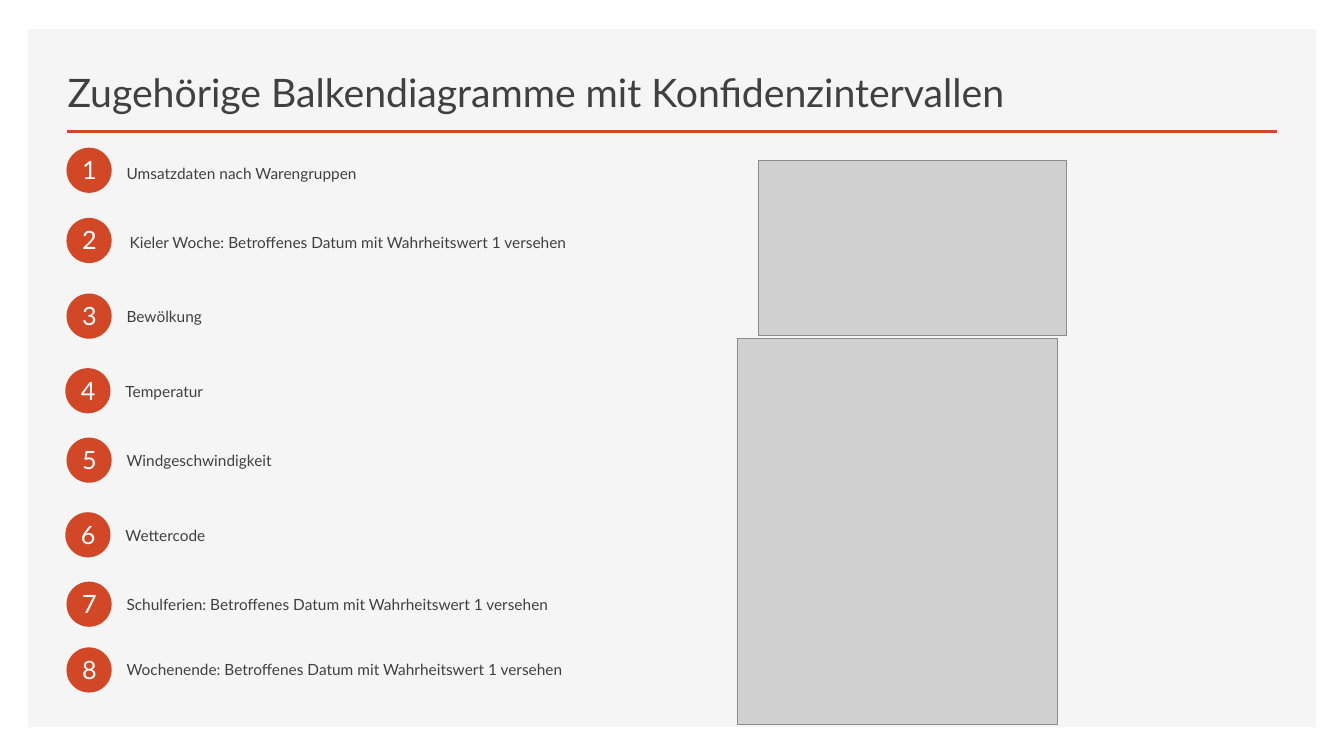
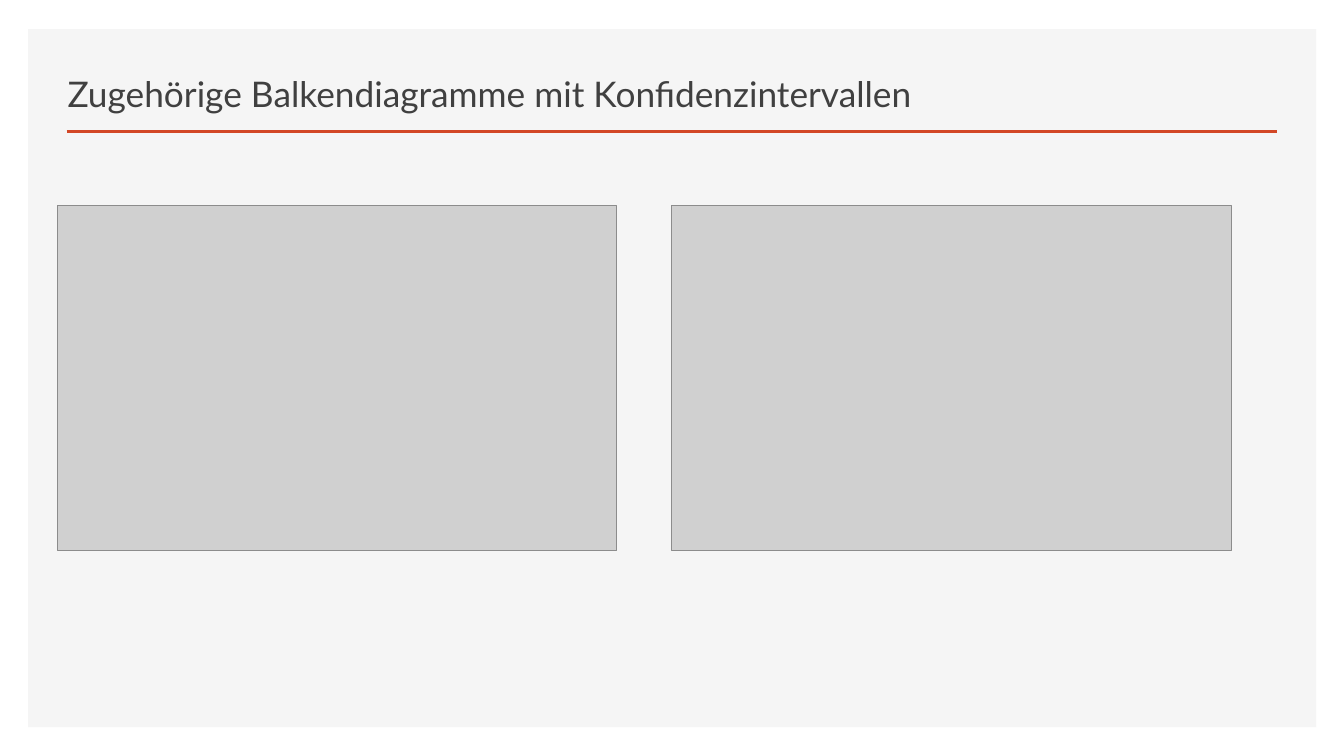
Before and after one commit to annapuu/gruppe3, a slide deck: slide 4 of 4_Presentation/Präsentation.pptx. Drawn at 1344x756 pixels with LibreOffice and Linux fonts; fonts in the diff are those of the drawing; grey boxes stand for pictures. Boxes give left, top, right and bottom in pixels: in the first picture for what was removed or moved away, otherwise in the second. Text is boxed around its words. In the diff, an @@ line names an element or a change of style, - is before the commit and + after.

```diff
--- a/4_Presentation/Präsentation.pptx
+++ b/4_Presentation/Präsentation.pptx
@@ title "Zugehörige Balkendiagramme mit Konfidenzintervallen" at [68, 81, 911, 114]: size 28 to 25.2 pt @@
@@ ellipse removed at [67, 148, 112, 194] @@
@@ text removed at [82, 161, 97, 179] @@
-1
@@ text removed at [127, 167, 356, 182] @@
-Umsatzdaten nach Warengruppen
@@ picture removed at [758, 160, 1067, 336] @@
@@ picture added at [57, 206, 617, 552] @@
@@ picture added at [673, 206, 1232, 552] @@
@@ ellipse removed at [67, 218, 112, 263] @@
@@ text removed at [82, 230, 97, 249] @@
-2
@@ text removed at [130, 236, 566, 248] @@
-Kieler Woche: Betroffenes Datum mit Wahrheitswert 1 versehen
@@ ellipse removed at [67, 293, 112, 339] @@
@@ text removed at [82, 306, 97, 325] @@
-3
@@ text removed at [127, 310, 202, 325] @@
-Bewölkung
@@ picture removed at [738, 338, 1058, 724] @@
@@ ellipse removed at [66, 368, 111, 413] @@
@@ text removed at [81, 382, 96, 400] @@
-4
@@ text removed at [125, 386, 203, 400] @@
-Temperatur
@@ ellipse removed at [67, 438, 112, 483] @@
@@ text removed at [82, 451, 97, 469] @@
-5
@@ text removed at [127, 454, 272, 469] @@
-Windgeschwindigkeit
@@ ellipse removed at [66, 512, 111, 558] @@
@@ text removed at [81, 526, 96, 544] @@
-6
@@ text removed at [125, 529, 205, 541] @@
-Wettercode
@@ ellipse removed at [67, 582, 112, 627] @@
@@ text removed at [82, 595, 97, 613] @@
-7
@@ text removed at [127, 598, 548, 610] @@
-Schulferien: Betroffenes Datum mit Wahrheitswert 1 versehen
@@ ellipse removed at [67, 647, 112, 693] @@
@@ text removed at [82, 660, 97, 679] @@
-8
@@ text removed at [127, 663, 563, 675] @@
-Wochenende: Betroffenes Datum mit Wahrheitswert 1 versehen
```
Also in this commit, not shown: 2 other slides changed, 4 slides added.
